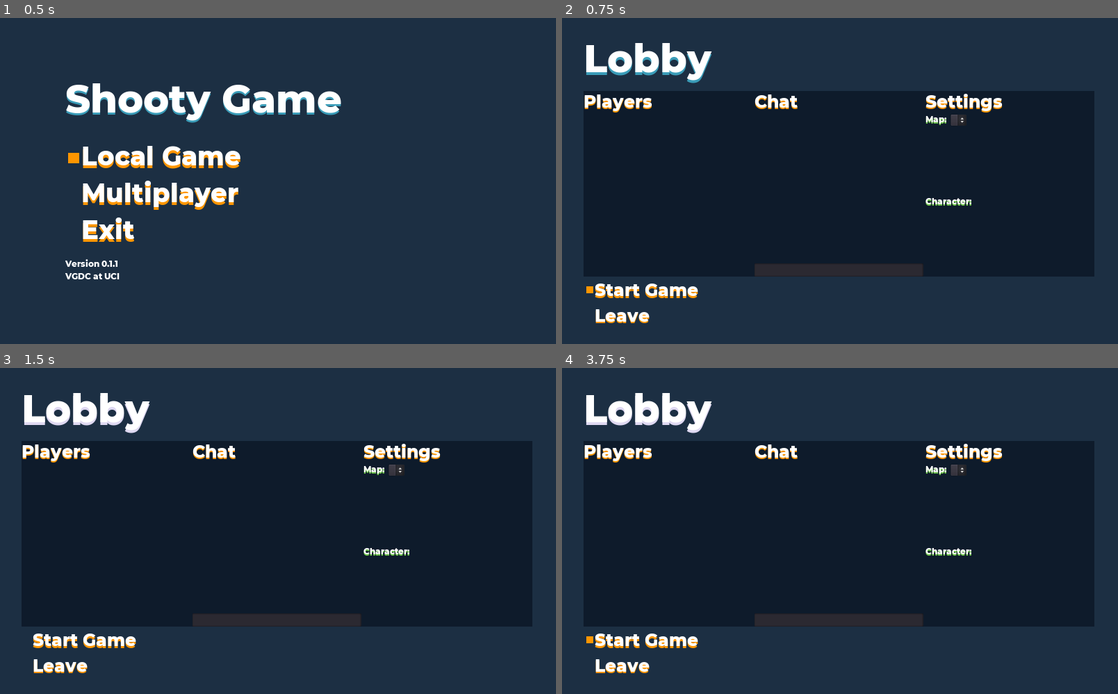
Above: before the commit, frames 1-4 (two rows, left to right).
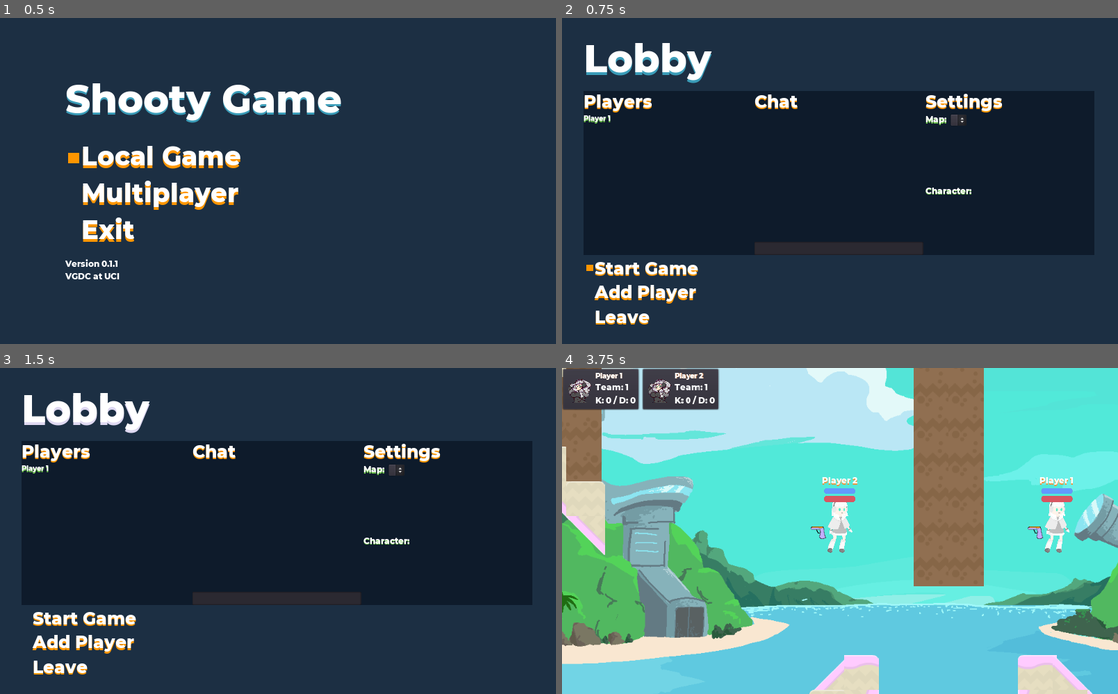
Above: after the commit, the same moments.

Repository: VGDC-UCI/Shooty-Game
Game: Godot game, scene res://src/main/menus/title/Title.tscn
The game is run twice, just before and just after one commit, with the same random seed, the same clock (stepped at 60 frames per second) and the same inputs.
Inputs (mouse positions are in pixels of both pictures, inside the frame that each line leads up to):
- Up to frame 1 (0.5 s): no input
- Up to frame 2 (0.75 s): click "Local Game" at 0.5 s
- Up to frame 3 (1.5 s): click "Lobby" at 1.25 s
- Up to frame 4 (3.75 s): click "Leave" at 2 s; click (650, 641) at 2.75 s, where only the run after the commit has a clickable "Add Player"; click "Start Game" at 3.5 s

Frame 1 is identical in both runs. In frame 2, 3.0% of the frame differs, in the area x 3-74%, y 29-95%; in frame 3, 2.9%; in frame 4, 100%, in the area x 0-100%, y 0-100%.
Error before the commit: Invalid get index 'LobbyPlayer:[Label:1592]' (on base: 'Array'). (res://src/main/menus/lobby/local_lobby.gd:39)

Commit message:
Local can now start a game

Diff:
--- a/src/main/game/player/player.gd
+++ b/src/main/game/player/player.gd
@@ -26,6 +26,7 @@
 "Player Variables"
 var _username: String
 var _host: bool = false
+var _local: bool = false
 var _root_player: bool = false
 var _team: int = 1
 var _character_id: int = 0
@@ -161,7 +162,7 @@
 		$Gun.scale.x = -1
 		$Gun.position.x = -40
 
-	if old_gun_scale_x != $Gun.scale.x:
+	if old_gun_scale_x != $Gun.scale.x and not _local:
 		server.send_change_gun_position($Gun.scale.x)
 
 
@@ -233,7 +234,7 @@
 			elif is_on_floor():
 				_player_state = PlayerState.GROUND
 
-	if old_player_state != _player_state:
+	if old_player_state != _player_state and not _local:
 		server.send_change_player_state(_player_state)
 
 
@@ -281,10 +282,10 @@
 	elif _x_input < 0:
 		_facing_direction = FacingDirection.LEFT
 
-	if old_x_input != _x_input:
+	if old_x_input != _x_input and not _local:
 		server.send_change_x_input(_x_input)
 
-	if _old_facing_direction != _facing_direction:
+	if _old_facing_direction != _facing_direction and not _local:
 		server.send_change_facing_direction(_facing_direction)
 
 	_velocity.x += _x_input * _PLAYER_ACCELERATION * delta
@@ -357,7 +358,8 @@
 
 	move_and_slide(_velocity, Vector2(0, -1))
 
-	server.send_player_movement(position.x, position.y)
+	if not _local:
+		server.send_player_movement(position.x, position.y)
 
 
 func _do_shooting(controls_mappings: Dictionary, delta: float) -> void:
@@ -399,7 +401,7 @@
 
 
 func _move_camera() -> void:
-	if _root_player:
+	if _root_player and not _local:
 		for player in get_parent().get_children():
 			$Camera.current = player == self
 
@@ -471,6 +473,13 @@
 	_root_player = root_player
 
 
+func set_local(local: bool) -> void:
+	"""
+	Sets whether or not this player is a local player
+	"""
+	_local = local
+
+
 func get_team() -> int:
 	"""
 	Returns the team the player is on.
--- a/src/main/game/world/camera.gd
+++ b/src/main/game/world/camera.gd
@@ -16,7 +16,7 @@
 export var _buffer = Vector2(400, 200)
 
 "Camera State"
-var _targets: Array = []
+export var _targets: Array = []
 onready var _screen_size: Vector2 = get_viewport().size
 
 
@@ -24,10 +24,7 @@
 	"""
 	Called every frame. Moves the camera to the correct position.
 	"""
-
-	if _targets.empty():
-		set_process(false)
-	else:
+	if not _targets.empty():
 		center(delta)
 		zoom(delta)
 
--- a/src/main/menus/local game/LocalGame.tscn
+++ b/src/main/menus/local game/LocalGame.tscn
@@ -1,66 +1,60 @@
 [gd_scene load_steps=4 format=2]
 
 [ext_resource path="res://src/main/menus/lobby/Lobby.tscn" type="PackedScene" id=1]
-[ext_resource path="res://src/main/menus/local game/local_game.gd" type="Script" id=2]
-[ext_resource path="res://src/main/menus/lobby/local_lobby.gd" type="Script" id=3]
+[ext_resource path="res://src/main/menus/local game/local_lobby.gd" type="Script" id=2]
+[ext_resource path="res://src/main/menus/local game/buttons/AddPlayerButton.tscn" type="PackedScene" id=3]
 
-[node name="LocalGame" type="Control"]
-anchor_right = 1.0
-anchor_bottom = 1.0
+[node name="LocalGame" instance=ExtResource( 1 )]
 script = ExtResource( 2 )
 
-[node name="Lobby" parent="." instance=ExtResource( 1 )]
-script = ExtResource( 3 )
+[node name="CenterBackground" parent="Content" index="1"]
+margin_bottom = 406.0
 
-[node name="Options" type="PanelContainer" parent="."]
-visible = false
-margin_top = 20.0
-margin_right = 1024.0
-margin_bottom = 94.0
-size_flags_vertical = 4
+[node name="Players" parent="Content/CenterBackground/Center" index="0"]
+margin_bottom = 302.0
 
-[node name="MarginContainer" type="MarginContainer" parent="Options"]
-margin_left = 7.0
-margin_top = 7.0
-margin_right = 1017.0
-margin_bottom = 67.0
-custom_constants/margin_right = 20
-custom_constants/margin_top = 20
-custom_constants/margin_left = 20
-custom_constants/margin_bottom = 20
+[node name="PlayerList" parent="Content/CenterBackground/Center/Players" index="1"]
+margin_bottom = 302.0
 
-[node name="HBoxContainer" type="HBoxContainer" parent="Options/MarginContainer"]
-margin_left = 20.0
-margin_top = 20.0
-margin_right = 990.0
+[node name="ChatContainer" parent="Content/CenterBackground/Center" index="1"]
+margin_bottom = 302.0
+
+[node name="ChatBox" parent="Content/CenterBackground/Center/ChatContainer" index="1"]
+margin_bottom = 274.0
+
+[node name="MessageBox" parent="Content/CenterBackground/Center/ChatContainer" index="2"]
+margin_top = 278.0
+margin_bottom = 302.0
+
+[node name="GameSettings" parent="Content/CenterBackground/Center" index="2"]
+margin_bottom = 302.0
+
+[node name="MapSettings" parent="Content/CenterBackground/Center/GameSettings" index="1"]
+margin_bottom = 171.0
+
+[node name="MapPreview" parent="Content/CenterBackground/Center/GameSettings/MapSettings" index="1"]
+margin_bottom = 127.0
+
+[node name="CharacterSettings" parent="Content/CenterBackground/Center/GameSettings" index="2"]
+margin_top = 175.0
+margin_bottom = 302.0
+
+[node name="Buttons" parent="Content" index="2"]
+margin_top = 410.0
+rect_min_size = Vector2( 250, 130 )
+
+[node name="StartButton" parent="Content/Buttons" index="0"]
+visible = true
 margin_bottom = 40.0
-custom_constants/separation = 10
-alignment = 1
 
-[node name="AddPlayerButton" type="Button" parent="Options/MarginContainer/HBoxContainer"]
-margin_left = 376.0
-margin_right = 456.0
-margin_bottom = 20.0
-size_flags_horizontal = 4
-size_flags_vertical = 4
-text = "Add Player"
-__meta__ = {
-"_edit_use_anchors_": false
-}
+[node name="AddPlayerButton" parent="Content/Buttons" index="1" instance=ExtResource( 3 )]
+margin_top = 44.0
+margin_right = 250.0
+margin_bottom = 85.0
+size_flags_horizontal = 3
+size_flags_vertical = 3
 
-[node name="StartButton" type="Button" parent="Options/MarginContainer/HBoxContainer"]
-margin_left = 466.0
-margin_right = 549.0
-margin_bottom = 20.0
-size_flags_horizontal = 4
-size_flags_vertical = 4
-text = "Start Game"
-
-[node name="ExitButton" type="Button" parent="Options/MarginContainer/HBoxContainer"]
-margin_left = 559.0
-margin_right = 594.0
-margin_bottom = 20.0
-size_flags_horizontal = 4
-size_flags_vertical = 4
-text = "Exit"
-[connection signal="pressed" from="Options/MarginContainer/HBoxContainer/AddPlayerButton" to="Lobby" method="add_new_player"]
+[node name="LeaveButton" parent="Content/Buttons" index="2"]
+margin_top = 89.0
+margin_bottom = 130.0
+[connection signal="button_down" from="Content/Buttons/AddPlayerButton" to="." method="_on_add_player_button_pressed"]
--- /dev/null
+++ b/src/main/menus/local game/buttons/AddPlayerButton.tscn
@@ -0,0 +1,8 @@
+[gd_scene load_steps=2 format=2]
+
+[ext_resource path="res://src/main/menus/lobby/buttons/LobbyButton.tscn" type="PackedScene" id=1]
+
+[node name="AddPlayerButton" instance=ExtResource( 1 )]
+
+[node name="ButtonText" parent="." index="0"]
+text = "Add Player"
--- a/src/main/menus/lobby/local_lobby.gd
+++ b/src/main/menus/local game/local_lobby.gd
@@ -35,18 +35,28 @@
 	"""
 	Called when the start button is pressed.
 	"""
-	for player_id in _players:
+	for player_id in _players.size():
 		var lobby_player: Node = _players[player_id]
 		var game_player: Node = preload("res://src/main/game/player/Player.tscn").instance()
 
 		game_player.set_name(lobby_player.get_name())
 		game_player.set_username(lobby_player.get_username())
 		game_player.set_root_player(true)
+		game_player.set_local(true)
 
 		_players[player_id] = game_player
 
-	get_tree().change_scene(server._GAME_SCENE_PATH)
+		server._players[player_id] = _players[player_id] # Accessing private is not preferred, but don't have much time
 
+
+	var world: Node2D = load(server._GAME_SCENE_PATH).instance()
+	world.get_node('Camera').current = true
+	world.get_node('Camera')._targets = _players
+	world.get_node('Camera').set_process(true)
+	var packed_world: PackedScene = PackedScene.new()
+	packed_world.pack(world)
+
+	get_tree().change_scene_to(packed_world)
 
 
 func _on_leave_button_pressed() -> void:
@@ -60,12 +70,23 @@
 	# server.disconnect_from_server()
 
 
+func _on_add_player_button_pressed() -> void:
+	"""
+	Called when the add player button is pressed.
+	"""
+	_add_new_player()
+
+
 func _add_new_player():
 	"""
 	Adds a player to the lobby
 	"""
-	var lobby_player = lobby_player_scene.instance()
-	lobby_player.set_username('Player')
-	lobby_player.set_host(true)
+	var lobby_player: Node = lobby_player_scene.instance()
+	var player_list: Control = $Content/CenterBackground/Center/Players/PlayerList
+	var username: String = 'Player ' + str(player_list.get_child_count() + 1)
+
+	lobby_player.set_username(username)
+	lobby_player.text = username
+
 	_players.append(lobby_player)
-	$Content/CenterBackground/Center/Players/PlayerList.add_child(lobby_player)
+	player_list.add_child(lobby_player)
